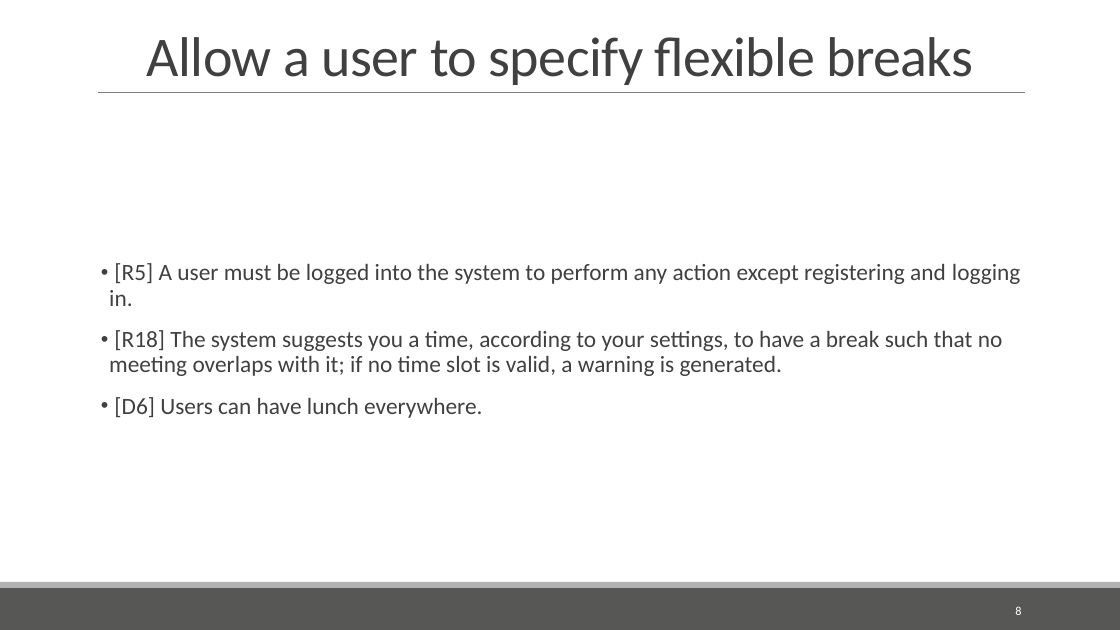
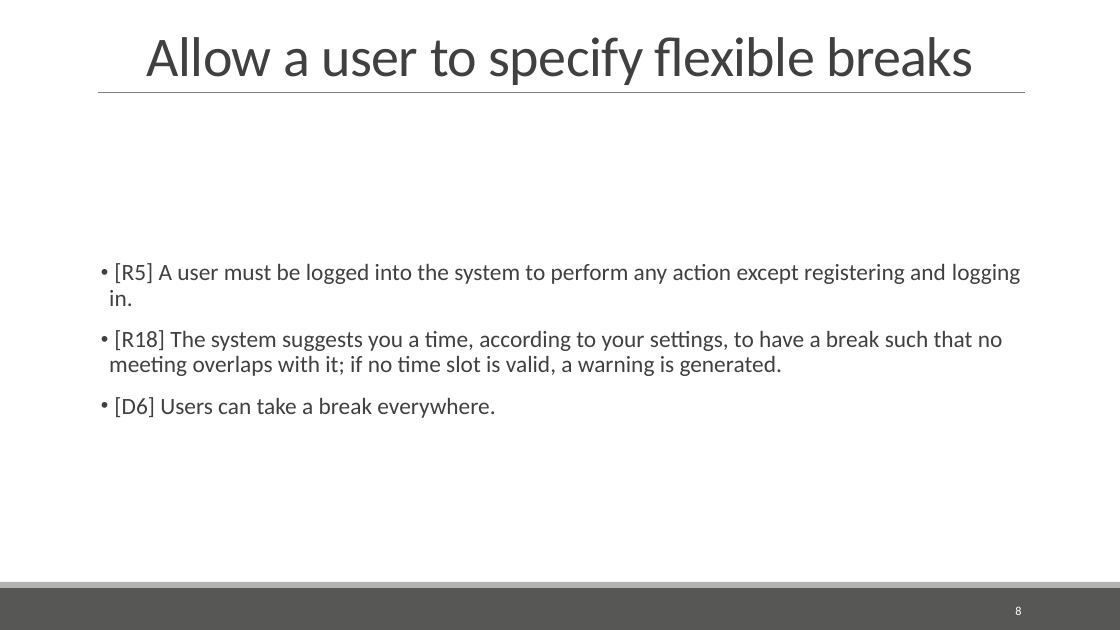
Before and after one commit to TommasoBianchi/BettiBianchi_SWENG2, a slide deck: slide 8 of RASD/Presentation/RASD.pptx. Drawn at 1120x630 pixels with LibreOffice and Linux fonts; fonts in the diff are those of the drawing. Boxes give left, top, right and bottom in pixels: in the first picture for what was removed or moved away, otherwise in the second. Text is boxed around its words. In the diff, an @@ line names an element or a change of style, - is before the commit and + after.

Commit message:
edit presentation in according to RASD modifications

```diff
--- a/RASD/Presentation/RASD.pptx
+++ b/RASD/Presentation/RASD.pptx
@@ text at [114,397,495,418]: text changed @@
-• [D6] Users can have lunch everywhere.
+• [D6] Users can take a break everywhere.
```
Also in this commit, not shown: 1 other file.
